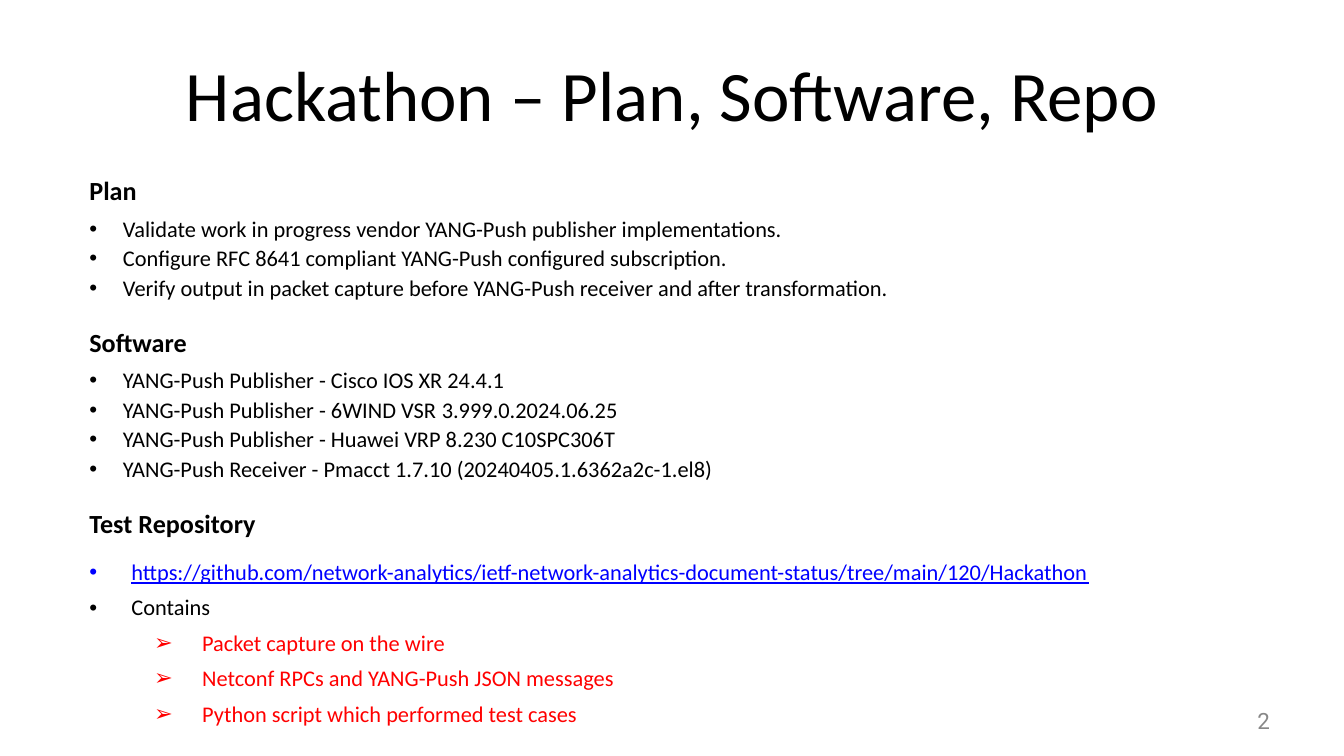
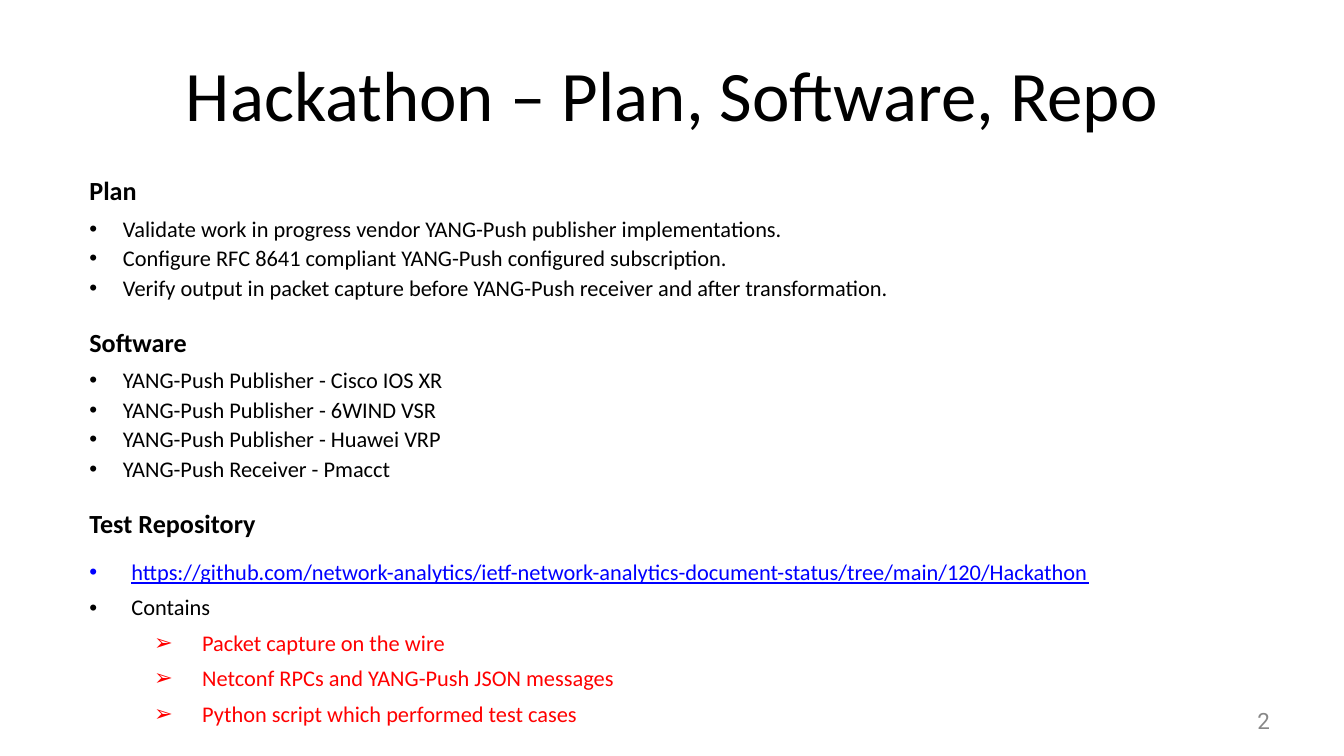
Before and after one commit to network-analytics/ietf-network-analytics-document-status, a slide deck: slide 2 of 120/Hackathon/ietf-120-hackathon-validate-yang-push-publisher.pptx. Drawn at 1344x756 pixels with LibreOffice and Linux fonts; fonts in the diff are those of the drawing. Boxes give left, top, right and bottom in pixels: in the first picture for what was removed or moved away, otherwise in the second. Text is boxed around its words. In the diff, an @@ line names an element or a change of style, - is before the commit and + after.

```diff
--- a/120/Hackathon/ietf-120-hackathon-validate-yang-push-publisher.pptx
+++ b/120/Hackathon/ietf-120-hackathon-validate-yang-push-publisher.pptx
@@ text at <box>123,372,443,477</box>: text changed @@
-• YANG-Push Publisher - Cisco IOS XR 24.4.1
-• YANG-Push Publisher - 6WIND VSR 3.999.0.2024.06.25
-• YANG-Push Publisher - Huawei VRP 8.230 C10SPC306T
-• YANG-Push Receiver - Pmacct 1.7.10 (20240405.1.6362a2c-1.el8)
+• YANG-Push Publisher - Cisco IOS XR
+• YANG-Push Publisher - 6WIND VSR
+• YANG-Push Publisher - Huawei VRP
+• YANG-Push Receiver - Pmacct
```
Also in this commit, not shown: 4 other files.
